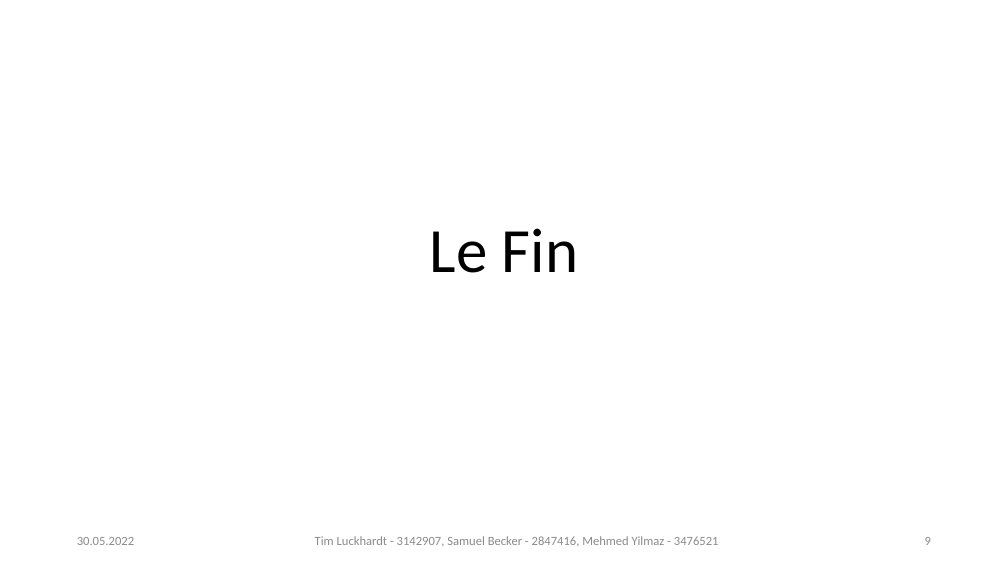
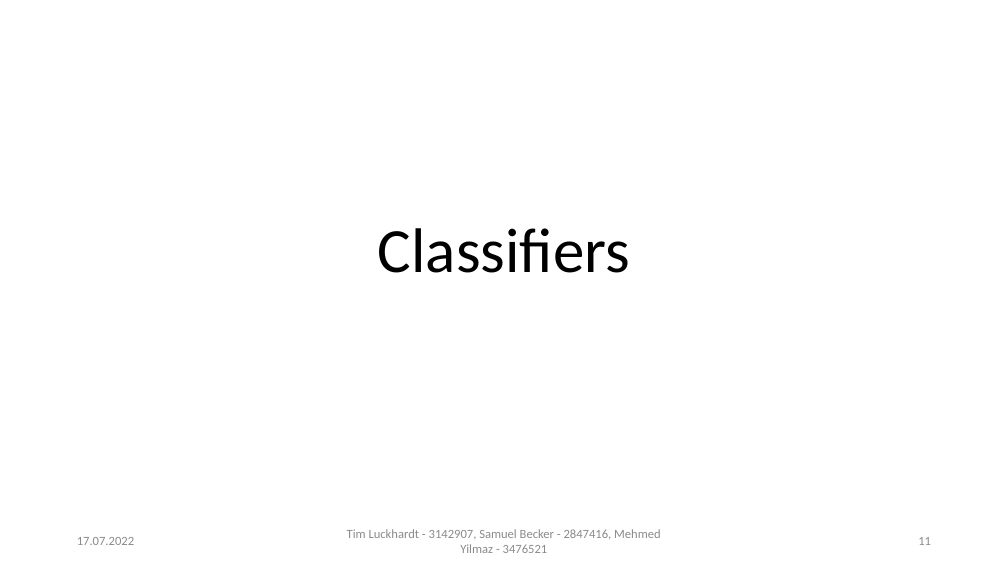
Before and after one commit to TLuckh/GermanArticlesNLP, a slide deck: slide 11 of Team10_ProblemFormulation.pptx (slide 9 before the commit). Drawn at 1008x567 pixels with LibreOffice and Linux fonts; fonts in the diff are those of the drawing. Boxes give left, top, right and bottom in pixels: in the first picture for what was removed or moved away, otherwise in the second. Text is boxed around its words. In the diff, an @@ line names an element or a change of style, - is before the commit and + after.

```diff
--- a/Team10_ProblemFormulation.pptx
+++ b/Team10_ProblemFormulation.pptx
@@ title at (378,228,630,273): text changed @@
-Le Fin
+Classifiers
@@ text at (77,537,134,545): text changed @@
-30.05.2022
+17.07.2022
@@ text "Tim Luckhardt - 3142907, Samuel ..." rewrapped from (315,536,719,545) to (347,529,661,553) @@
@@ page number at (918,537,931,545): text changed @@
-9
+11
```
Also in this commit, not shown: 6 other slides changed, 7 slides added, 2 slides removed, 4 other files.
